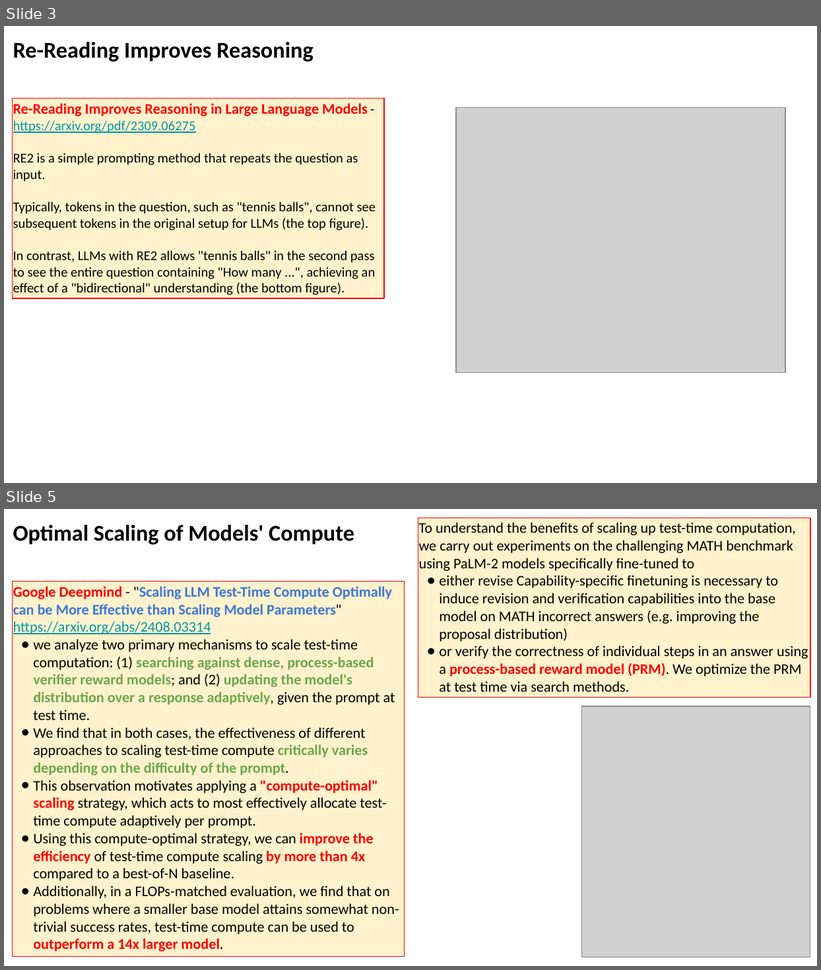
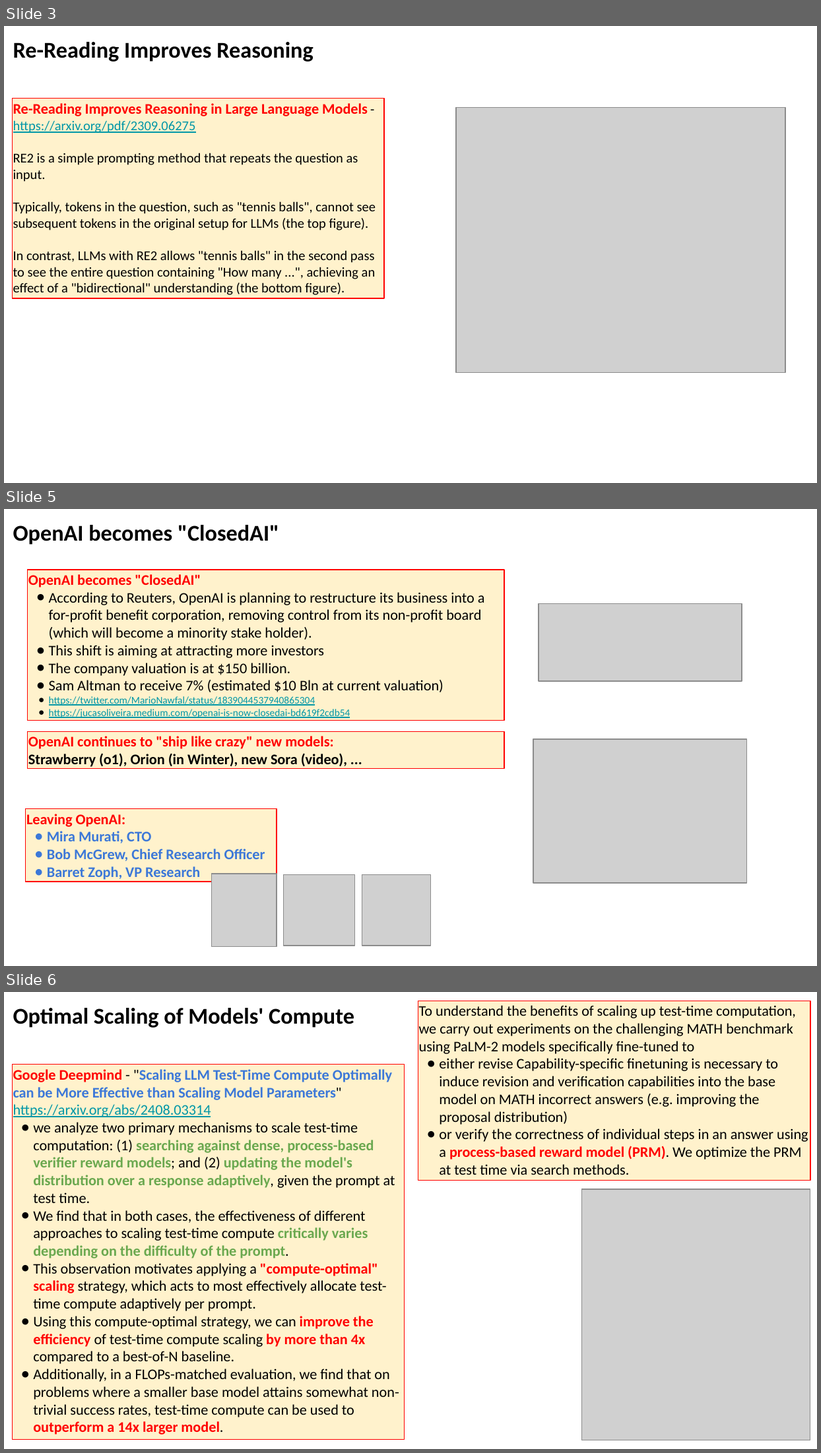
Before and after one commit to lselector/seminar, a slide deck: 2024/2024-09-27-AI-Updates.pptx. Shown one above the other, each under a label of ours: slides 3 and 5 before the commit, slides 3, 5 and 6 after it; the slides between them are not shown. The pictures are 821x970 and 821x1453 pixels, drawn with LibreOffice and Linux fonts; fonts in the diff are those of the drawing; grey boxes stand for pictures. Boxes give left, top, right and bottom in pixels: in the first picture for what was removed or moved away, otherwise in the second. Text is boxed around its words. In the diff, an @@ line names an element or a change of style, - is before the commit and + after.

```diff
--- a/2024/2024-09-27-AI-Updates.pptx
+++ b/2024/2024-09-27-AI-Updates.pptx
@@ slide 5 added at (4, 509, 817, 966), background #FFFFFF @@
@@ text added at (13, 525, 279, 545), 20 pt, text #000000, bold @@
+OpenAI becomes "ClosedAI"
@@ rectangle added at (28, 570, 504, 720), fill #FFF2CC, outline #FF0000 0.75 pt, 13 pt, text #000000 @@
+OpenAI becomes "ClosedAI"
+● According to Reuters, OpenAI is planning to restructure its business into a for-profit benefit corporation, removing control from its non-profit board (which will become a minority stake holder).
+● This shift is aiming at attracting more investors
+● The company valuation is at $150 billion.
+● Sam Altman to receive 7% (estimated $10 Bln at current valuation)
+● https://twitter.com/MarioNawfal/status/1839044537940865304
+● https://jucasoliveira.medium.com/openai-is-now-closedai-bd619f2cdb54
@@ picture added at (538, 603, 741, 681) @@
@@ rectangle added at (28, 732, 504, 769), fill #FFF2CC, outline #FF0000 0.75 pt, 13 pt, text #000000, bold @@
+OpenAI continues to "ship like crazy" new models:
+Strawberry (o1), Orion (in Winter), new Sora (video), ...
@@ picture added at (533, 739, 747, 883) @@
@@ rectangle added at (26, 809, 277, 882), fill #FFF2CC, outline #FF0000 0.75 pt, 13 pt, text #3C78D8, bold @@
+Leaving OpenAI:
+● Mira Murati, CTO
+● Bob McGrew, Chief Research Officer
+● Barret Zoph, VP Research
@@ picture added at (211, 874, 277, 947) @@
@@ picture added at (284, 875, 355, 947) @@
@@ picture added at (362, 875, 431, 947) @@
@@ what was slide 5 is now slide 6 @@
```
Also in this commit, not shown: 7 slides changed.
